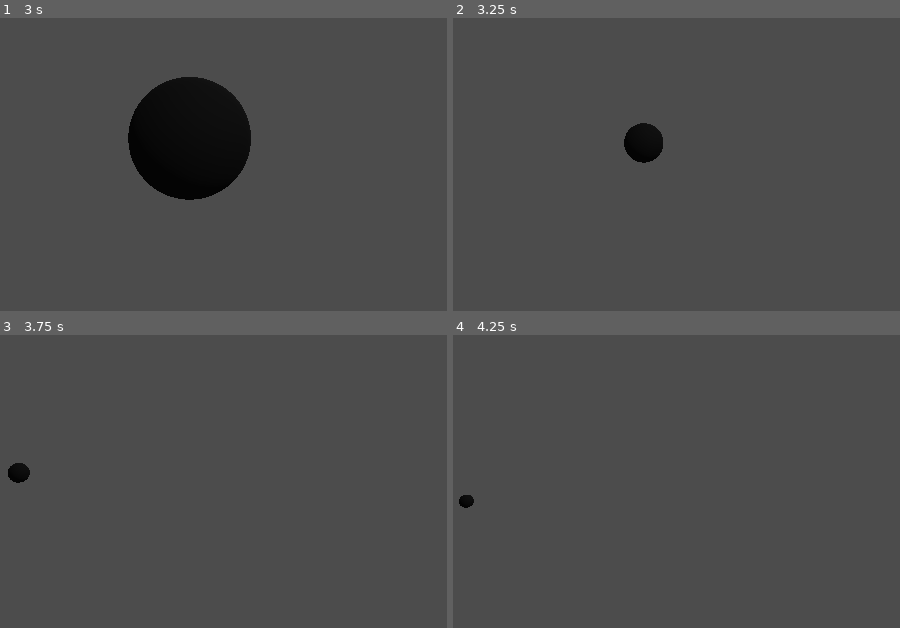
Above: before the commit, frames 1-4 (two rows, left to right).
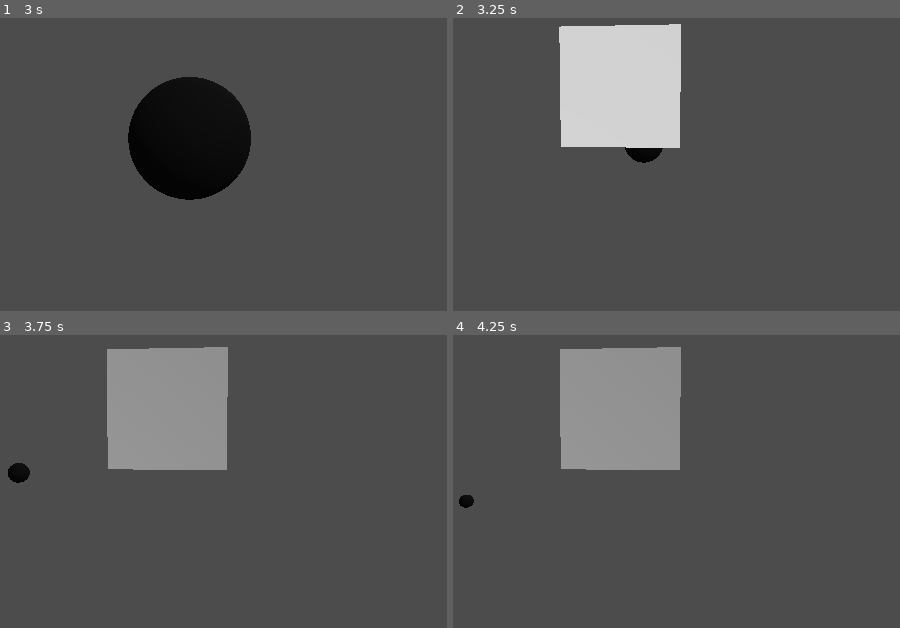
Above: after the commit, the same moments.

Repository: PeteSumners/Voxel-Wasteland
Game: Godot game, scene res://Scenes/Main.tscn
Two runs of this game, one before a commit and one after it. Both use one fixed random seed, a clock stepped at 60 frames per second and the inputs below.
Inputs (mouse positions are in pixels of both pictures, inside the frame that each line leads up to):
- Up to frame 1 (3 s): tap Enter at 0.5, 2 s; move the mouse to (236, 132) at 0.52 s; hold W (forward) from 0.53 s (still down); tap F (build) at 0.6, 1.55, 2.1 s; tap Space (jump) at 0.77, 1.25, 1.52, 2.75 s; click (236, 132) at 0.8 s; move the mouse to (151, 135) at 1.27 s; click (151, 135) at 1.35 s; move the mouse to (210, 123) at 2.02 s; click (210, 123) at 2.3 s; move the mouse to (178, 141) at 2.77 s; right-click (178, 141) at 2.85 s
- Up to frame 2 (3.25 s): keep holding W (forward); tap Space (jump) at 3.02 s; tap F (build) at 3.05 s
- Up to frame 3 (3.75 s): keep holding W (forward); move the mouse to (250, 455) at 3.52 s; click (250, 455) at 3.6 s
- Up to frame 4 (4.25 s): keep holding W (forward); tap Space (jump) at 3.77 s

Frame 1 is identical in both runs. In frame 2, 11% of the frame differs, in the area x 23-52%, y 2-45%; in frame 3, 11%; in frame 4, 11%.

Commit message:
Version 0.0.2: Added building (press F).

Diff:
--- /dev/null
+++ b/Voxel Wasteland/Scenes/Entities/Firearms/P222.tscn
@@ -0,0 +1,16 @@
+[gd_scene load_steps=4 format=2]
+
+[ext_resource path="res://Scripts/Firearm.gd" type="Script" id=1]
+
+[sub_resource type="BoxShape" id=1]
+
+[sub_resource type="CubeMesh" id=2]
+
+[node name="P222" type="KinematicBody"]
+script = ExtResource( 1 )
+
+[node name="CollisionShape" type="CollisionShape" parent="."]
+shape = SubResource( 1 )
+
+[node name="MeshInstance" type="MeshInstance" parent="CollisionShape"]
+mesh = SubResource( 2 )
--- a/Voxel Wasteland/Scenes/Entities/Player.tscn
+++ b/Voxel Wasteland/Scenes/Entities/Player.tscn
@@ -1,10 +1,11 @@
-[gd_scene load_steps=14 format=2]
+[gd_scene load_steps=15 format=2]
 
 [ext_resource path="res://Scripts/Player.gd" type="Script" id=1]
 [ext_resource path="res://Scenes/Entities/Explosives/Grenade.tscn" type="PackedScene" id=2]
 [ext_resource path="res://Textures/Bedrock Texture 1.jpg" type="Texture" id=3]
 [ext_resource path="res://Textures/Voxel Test Texture.jpg" type="Texture" id=4]
 [ext_resource path="res://Textures/Voxel Test Texture 2.jpg" type="Texture" id=5]
+[ext_resource path="res://Scenes/Voxel Chunks/VoxelPlaceholder.tscn" type="PackedScene" id=6]
 
 [sub_resource type="BoxShape" id=7]
 
@@ -80,3 +81,5 @@
 [node name="MeshInstance" type="MeshInstance" parent="Body/Legs/Hips/Right Hip/Right Leg"]
 mesh = SubResource( 2 )
 skeleton = NodePath("../../../..")
+
+[node name="Voxel" parent="." instance=ExtResource( 6 )]
--- a/Voxel Wasteland/Scenes/Main.tscn
+++ b/Voxel Wasteland/Scenes/Main.tscn
@@ -1,7 +1,8 @@
-[gd_scene load_steps=3 format=2]
+[gd_scene load_steps=4 format=2]
 
 [ext_resource path="res://Scenes/World.tscn" type="PackedScene" id=1]
 [ext_resource path="res://Scenes/Entities/Player.tscn" type="PackedScene" id=2]
+[ext_resource path="res://Scenes/Entities/Firearms/P222.tscn" type="PackedScene" id=3]
 
 [node name="Main" type="Node"]
 
@@ -14,3 +15,7 @@
 [node name="Player" parent="." instance=ExtResource( 2 )]
 transform = Transform( 1, 0, 0, 0, 1, 0, 0, 0, 1, 0, 10, 0 )
 has_jetpack = true
+
+[node name="P222" parent="." instance=ExtResource( 3 )]
+transform = Transform( 1, 0, 0, 0, 1, 0, 0, 0, 1, 10, 10, 10 )
+is_controlled = true
--- /dev/null
+++ b/Voxel Wasteland/Scenes/Voxel Chunks/VoxelPlaceholder.tscn
@@ -0,0 +1,13 @@
+[gd_scene load_steps=3 format=2]
+
+[sub_resource type="SpatialMaterial" id=7]
+
+[sub_resource type="CubeMesh" id=6]
+material = SubResource( 7 )
+
+[node name="Voxel" type="Spatial"]
+
+[node name="MeshInstance" type="MeshInstance" parent="."]
+transform = Transform( 0.5, 0, 0, 0, 0.5, 0, 0, 0, 0.5, 0.5, 0.5, 0.5 )
+mesh = SubResource( 6 )
+skeleton = NodePath("")
--- a/Voxel Wasteland/Scripts/Entity.gd
+++ b/Voxel Wasteland/Scripts/Entity.gd
@@ -16,7 +16,7 @@
 	# don't do anything if you shouldn't register with the world
 	if (not should_register): return
 
-	connect("register_entity", world, "register_entity") # make world call its register_entity() when entity's register_entity signal is emitted
+	connect("register_entity", world, "register_entity") # make world call its register_entity() method when entity's register_entity signal is emitted
 	connect("unregister_entity", world, "unregister_entity")
 	emit_signal("register_entity", self, render_dst, make_chunks_visible) # register the entity with the world
 
--- /dev/null
+++ b/Voxel Wasteland/Scripts/Firearm.gd
@@ -0,0 +1,26 @@
+extends PhysicsEntity
+
+
+# Declare member variables here. Examples:
+# var a = 2
+# var b = "text"
+
+export var is_controlled = false # whether the local player currently has positive control over this firearm
+var min_cycle_time = 1 # minimum time between rounds fired (in seconds)
+enum firing_modes {BOLT, SEMI, THREEBURST, AUTO}
+export (PackedScene) var projectile_scene # the scene to spawn when firing
+
+# Called when the node enters the scene tree for the first time.
+func _ready():
+	pass # Replace with function body.
+
+func transfer_control():
+	pass #TODO: transfer control to/from player
+
+#TODO: figure out how to properly parent guns when they're being controlled by the local player
+func _physics_process(delta):
+	if (is_controlled):
+		is_physics_active = false
+		if (Input.is_action_just_pressed("lmb")):
+			print('hi!!!')
+		pass
--- a/Voxel Wasteland/Scripts/PhysicsEntity.gd
+++ b/Voxel Wasteland/Scripts/PhysicsEntity.gd
@@ -7,6 +7,8 @@
 export var wall_friction = 20
 
 signal collided
+
+var is_physics_active = true # whether this PhysicsEntity should do physics processing
 
 # Declare member variables here. Examples:
 # var a = 2
@@ -19,7 +21,9 @@
 
 # Called every frame. 'delta' is the elapsed time since the previous frame.
 func _physics_process(delta):
-	velocity.y -= gravity * delta # apply gravity
+	if (not is_physics_active):
+		return
+
 	velocity -= velocity * drag * delta # apply drag
 	velocity = move_and_slide(velocity, Vector3.UP) # do the actual movement
 	#move_and_collide(velocity * delta)
@@ -27,7 +31,12 @@
 
 	# friction calculations
 	if (is_on_ceiling() or is_on_floor()):
-		velocity -= velocity.normalized() * floor_friction * delta
+		if (velocity.length_squared() > .1): # don't move horizontally if only moving by a very little
+			velocity -= velocity.normalized() * floor_friction * delta
+		else:
+			velocity = Vector3.ZERO
+
+	velocity.y -= gravity * delta # apply gravity
 
 	if (is_on_wall()):
 		velocity -= velocity.normalized() * wall_friction * delta
--- a/Voxel Wasteland/Scripts/Player.gd
+++ b/Voxel Wasteland/Scripts/Player.gd
@@ -1,6 +1,12 @@
 extends PhysicsEntity
 
+# TODO: cylindrical collider so that players can turn without being pushed from voxels,
+# functionality for automatically walking over single-voxel-high steps,
+# air strafing (slow velocity changes in midair)
+
 # todo: functionality for drones (with 2d displays in the 3d world), mechs, paragliders, tanks, other vehicles
+
+signal build
 
 export (PackedScene) var grenade_scene
 
@@ -10,10 +16,9 @@
 export var minZ = 1
 export var maxZ = 511
 
-
+# movement stuff
 export var jump_speed = 5 # m/s
 export var walk_speed = 5 # m/s
-
 export var jetpack_up_force = 20
 export var jetpack_side_force = 3
 var jetpack_active = false
@@ -21,6 +26,7 @@
 
 onready var left_hip = $"Body/Legs/Hips/Left Hip"
 onready var right_hip = $"Body/Legs/Hips/Right Hip"
+onready var voxel_placeholder = $'Voxel'
 var animation_time = 0 # current animation time
 export var walk_frequency = .25 # leg cycles per unit distance
 export var max_leg_rot = 60 # max rotation of legs in walk cycle
@@ -30,6 +36,9 @@
 export var mouse_sensitivity = 0.3
 var camera_x_rotation = 0
 var horizontal_input_direction = Vector3.ZERO
+
+
+
 
 # grenade throw speed in m/s
 export var grenade_throw_speed = 24
@@ -151,24 +160,34 @@
 
 	# raycasting for building/breaking blocks
 	if (Input.is_action_just_pressed("build")):
-		var space_state = get_world().direct_space_state
+		build_voxel()
 
-		# use global coordinates, not local to node
-		# transform.basis.z * 20 is 20m in the transform's forward direction
-		var global_origin = camera.global_transform.origin
-		var global_dir = -camera.global_transform.basis.z.normalized()
-		var result = space_state.intersect_ray(global_origin, global_origin+(global_dir * build_dst))
-		if (result.size() != 0):
-			var distance=global_origin.distance_to(result.position)
-			print("build block " + str(distance) + " m away")
-		else:
-			print("didn't build anything...")
+# build a voxel in the world
+func build_voxel():
+	var space_state = get_world().direct_space_state
+
+	# use global coordinates, not local to node
+	# transform.basis.z * 20 is 20m in the transform's forward direction
+	var global_origin = camera.global_transform.origin
+	var global_dir = -camera.global_transform.basis.z.normalized()
+	var result = space_state.intersect_ray(global_origin, global_origin+(global_dir * build_dst))
+	if (result.size() != 0):
+		var distance=global_origin.distance_to(result.position)
+		var voxel_pos = result.position - (global_dir*.01) # global_dir*.01 to keep voxel outside of other voxels
+		voxel_pos = Vector3(int(voxel_pos.x), int(voxel_pos.y), int(voxel_pos.z)) # snap voxel to integer coordinates
+		print("build block " + str(distance) + " m away")
+		voxel_placeholder.global_translation = voxel_pos
+		voxel_placeholder.global_rotation = Vector3.ZERO
+		print(voxel_placeholder.global_translation)
+		emit_signal("build", voxel_pos)
+	else:
+		print("didn't build anything...")
 
 # Called when the node enters the scene tree for the first time.
 func _ready():
 	Input.set_mouse_mode(Input.MOUSE_MODE_CAPTURED)
 	camera.far = render_dst
-	pass # Replace with function body.
+	connect("build", world, "_on_build") # make the world build when the player builds
 
 
 # Called every frame. 'delta' is the elapsed time since the previous frame.
--- a/Voxel Wasteland/Scripts/Voxel Chunk.gd
+++ b/Voxel Wasteland/Scripts/Voxel Chunk.gd
@@ -1,9 +1,10 @@
 extends StaticBody
 class_name VoxelChunk
 
-# TODO: refactor VoxelChunk code into VoxelGrid code (so that space ships and other vehicles can use VoxelGrid code)
+# TODO: refactor VoxelChunk code into VoxelGrid code (so that space ships and other vehicles (and weapon designs) can use VoxelGrid code)
 # also, draw bounds on vehicle VoxelGrids so that players know how far they can build
 
+# this chunk's horizontal bounding box
 onready var bounds = Rect2(Vector2(global_translation.x, global_translation.z), Vector2.ONE*chunk_width)
 
 enum VoxelType {
@@ -41,11 +42,19 @@
 const time_offset_between_chunks = 10 # time between chunk updates from one chunk to the next, in ms
 const loop_width = 16 # width of an update loop in chunks. used to calculate time_offset
 
-# uses bounds to determine if this chunk is within two times taxicab distance from pos
+# uses bounds to determine if this chunk is within two times taxicab distance (mathematical limit on spherical explosions) from pos
 func chunk_within_dst_of_pos(var global_pos, var dst):
-	var pos_2d = Vector2(global_pos.x, global_pos.z)
+	var pos_2d = get_horizontal_pos(global_pos)
 	var bounds_to_check = Rect2(pos_2d - (Vector2.ONE*dst), Vector2.ONE*dst*2)
 	return bounds.intersects(bounds_to_check, true)
+
+# returns the horizontal - (x, z): not y - position of global_pos
+func get_horizontal_pos(var global_pos):
+	return Vector2(global_pos.x, global_pos.z)
+
+# returns whether this chunk contains a given position
+func chunk_contains_position(var global_pos):
+	return bounds.has_point(get_horizontal_pos(global_pos))
 
 func _on_generated_world_seed (world_seed):
 	self.world_seed = world_seed
@@ -238,6 +247,12 @@
 
 	if (visible):
 		render_explosion(explosion_local_pos, explosion_radius, explosion_speed, voxel_entities_to_spawn)
+
+func _on_build(global_pos):
+	if not chunk_contains_position(global_pos): # don't build anything if there's nothing to build
+		return
+	print("building! chunk is at" + str(bounds.position))
+	update_voxel_at_global_pos(global_pos, VoxelType.BEDROCK)
 
 func render_explosion(var explosion_local_pos, var explosion_radius, var explosion_speed, var voxel_entities_to_spawn):
 	render_chunk()
@@ -264,7 +279,18 @@
 func remove_voxel_from_chunk(i, j, k):
 	update_voxel(i, j, k, VoxelType.EMPTY)
 
+# updates voxel given a global position
+func update_voxel_at_global_pos(global_pos, voxel_type):
+	var local_pos = to_local(global_pos)
+	var i = int(local_pos.x)
+	var j = int(local_pos.y)
+	var k = int(local_pos.z)
+	update_voxel(i, j, k, voxel_type)
+
+# updates the voxel at (i,j,k) (local voxel array coordinates) to be voxel_type. Automatically triggers a chunk render update!
 func update_voxel(i, j, k, voxel_type):
+	# do NOT build outside the voxel chunk
+	if (i >= voxels.size() or j >= voxels[0].size() or k >= voxels[0][0].size()): return
 	voxels[i][j][k] = voxel_type
 	rendered_since_last_update = false
 
--- a/Voxel Wasteland/Scripts/World.gd
+++ b/Voxel Wasteland/Scripts/World.gd
@@ -10,6 +10,7 @@
 signal generated_world_seed
 signal update_registry
 signal explosion
+signal build
 
 var entity_registry = []
 
@@ -20,13 +21,16 @@
 	randomize()
 	world_seed = randi()
 	generate_world()
-	pass # Replace with function body.
 
 # TODO: explosion damage
 func _on_explosion(global_position, radius, speed):
 	emit_signal("explosion", global_position, radius, speed)
 
-# signal for registering entities in VoxelChunks
+func _on_build(global_position):
+	emit_signal("build", global_position)
+	print("trying to build at " + str(global_position))
+
+# signal for registering entities in the world
 func register_entity(entity, render_dst, make_chunks_visible):
 	entity_registry.append([entity, render_dst, make_chunks_visible])
 	connect("explosion", entity, "_on_explosion")
@@ -45,6 +49,7 @@
 			connect("generated_world_seed", voxel_chunk, "_on_generated_world_seed")
 			connect("update_registry", voxel_chunk, "update_registry")
 			connect("explosion", voxel_chunk, "_on_explosion")
+			connect("build", voxel_chunk, "_on_build")
 			add_child(voxel_chunk)
 	emit_signal("generated_world_seed", world_seed)
 	emit_signal("update_registry", entity_registry)
--- a/Voxel Wasteland/project.godot
+++ b/Voxel Wasteland/project.godot
@@ -64,6 +64,58 @@
 
 [input]
 
+ui_accept={
+"deadzone": 0.5,
+"events": [  ]
+}
+ui_select={
+"deadzone": 0.5,
+"events": [  ]
+}
+ui_cancel={
+"deadzone": 0.5,
+"events": [  ]
+}
+ui_focus_next={
+"deadzone": 0.5,
+"events": [  ]
+}
+ui_focus_prev={
+"deadzone": 0.5,
+"events": [  ]
+}
+ui_left={
+"deadzone": 0.5,
+"events": [  ]
+}
+ui_right={
+"deadzone": 0.5,
+"events": [  ]
+}
+ui_up={
+"deadzone": 0.5,
+"events": [  ]
+}
+ui_down={
+"deadzone": 0.5,
+"events": [  ]
+}
+ui_page_up={
+"deadzone": 0.5,
+"events": [  ]
+}
+ui_page_down={
+"deadzone": 0.5,
+"events": [  ]
+}
+ui_home={
+"deadzone": 0.5,
+"events": [  ]
+}
+ui_end={
+"deadzone": 0.5,
+"events": [  ]
+}
 jump={
 "deadzone": 0.5,
 "events": [ Object(InputEventKey,"resource_local_to_scene":false,"resource_name":"","device":0,"alt":false,"shift":false,"control":false,"meta":false,"command":false,"pressed":false,"scancode":32,"physical_scancode":0,"unicode":0,"echo":false,"script":null)
@@ -99,6 +151,11 @@
 "events": [ Object(InputEventKey,"resource_local_to_scene":false,"resource_name":"","device":0,"alt":false,"shift":false,"control":false,"meta":false,"command":false,"pressed":false,"scancode":70,"physical_scancode":0,"unicode":0,"echo":false,"script":null)
  ]
 }
+lmb={
+"deadzone": 0.5,
+"events": [ Object(InputEventMouseButton,"resource_local_to_scene":false,"resource_name":"","device":-1,"alt":false,"shift":false,"control":false,"meta":false,"command":false,"button_mask":0,"position":Vector2( 0, 0 ),"global_position":Vector2( 0, 0 ),"factor":1.0,"button_index":1,"pressed":false,"doubleclick":false,"script":null)
+ ]
+}
 
 [mono]
 
